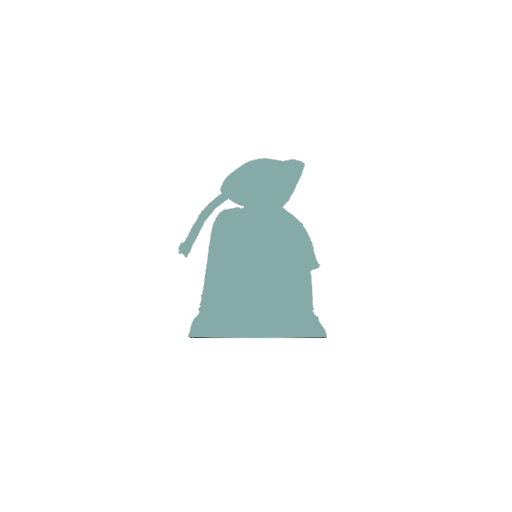
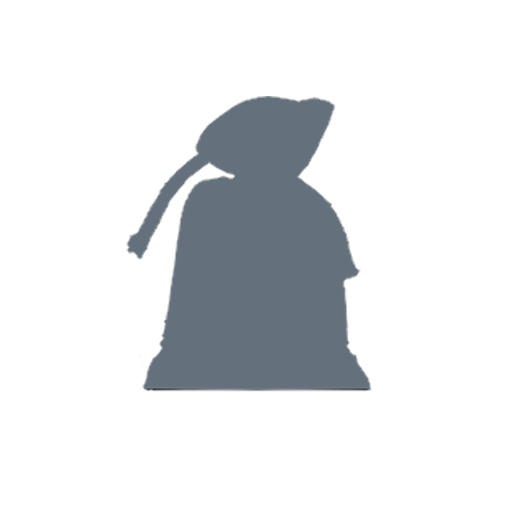
Layers edited between the first and the second 512px x 512px image:
painted on "图层2" over [126, 96, 372, 392]
